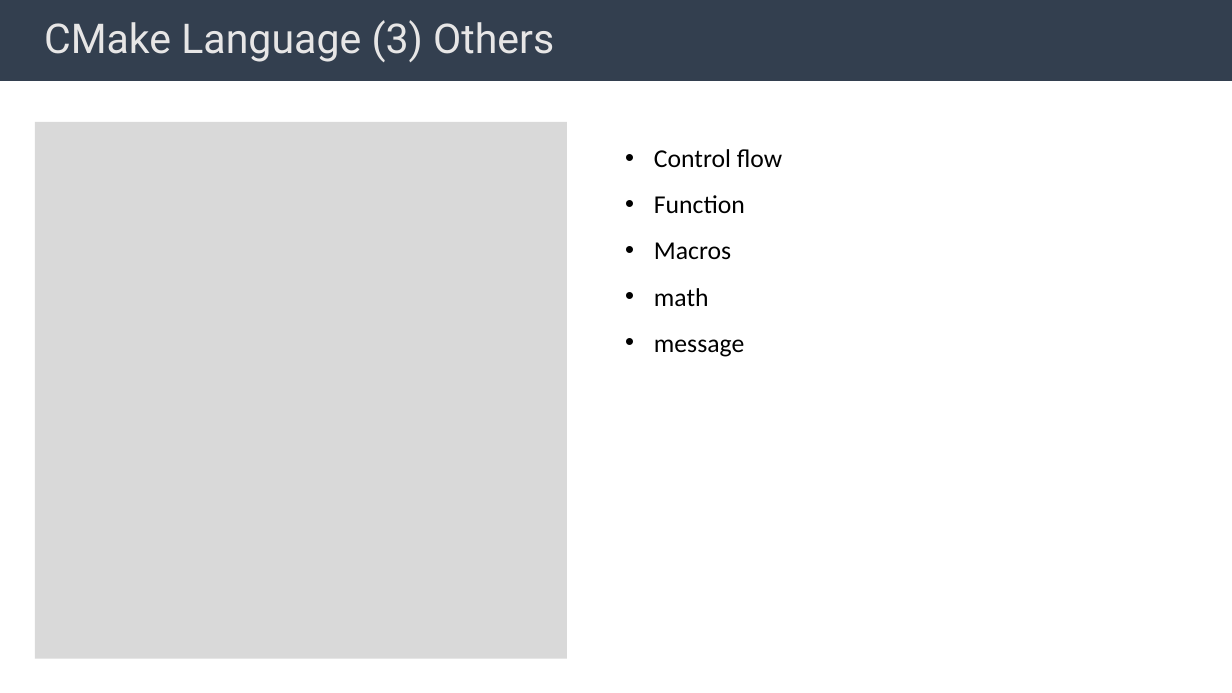
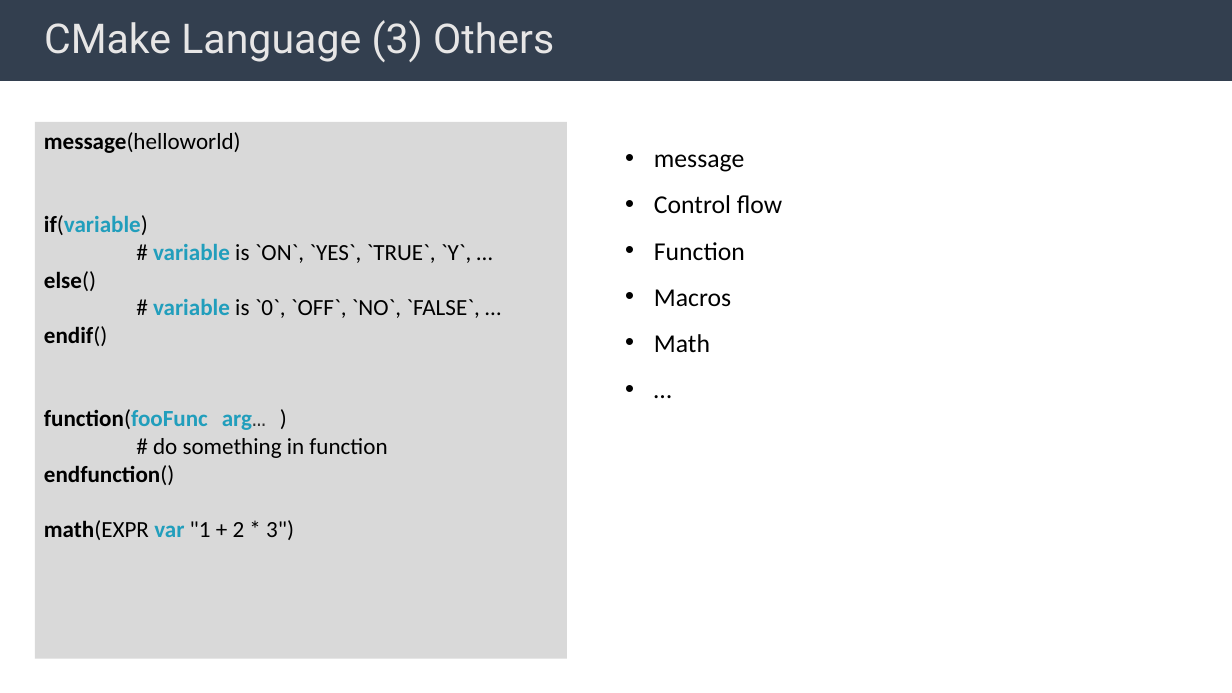
Before and after one commit to BingHanLin/Learn_Modern_CMake, a slide deck: slide 10 of cmake notes.pptx. Drawn at 1232x693 pixels with LibreOffice and Linux fonts; fonts in the diff are those of the drawing; background and template pictures are left out. Boxes give left, top, right and bottom in pixels: in the first picture for what was removed or moved away, otherwise in the second. Text is boxed around its words. In the diff, an @@ line names an element or a change of style, - is before the commit and + after.

```diff
--- a/cmake notes.pptx
+++ b/cmake notes.pptx
@@ text in rectangle at box(44, 132, 479, 540): text added @@
+message(helloworld)
+if(variable)
+# variable is `ON`, `YES`, `TRUE`, `Y`, …
+else()
+# variable is `0`, `OFF`, `NO`, `FALSE`, …
+endif()
+function(fooFunc arg… )
+# do something in function
+endfunction()
+math(EXPR var "1 + 2 * 3")
@@ text at box(654, 154, 744, 172): paragraph added @@
+• message
@@ text at box(654, 334, 710, 352): text changed @@
-• math
-• message
+• Math
+• …
```
Also in this commit, not shown: 7 other slides changed, 3 slides added, 4 slides removed, 35 other files.
